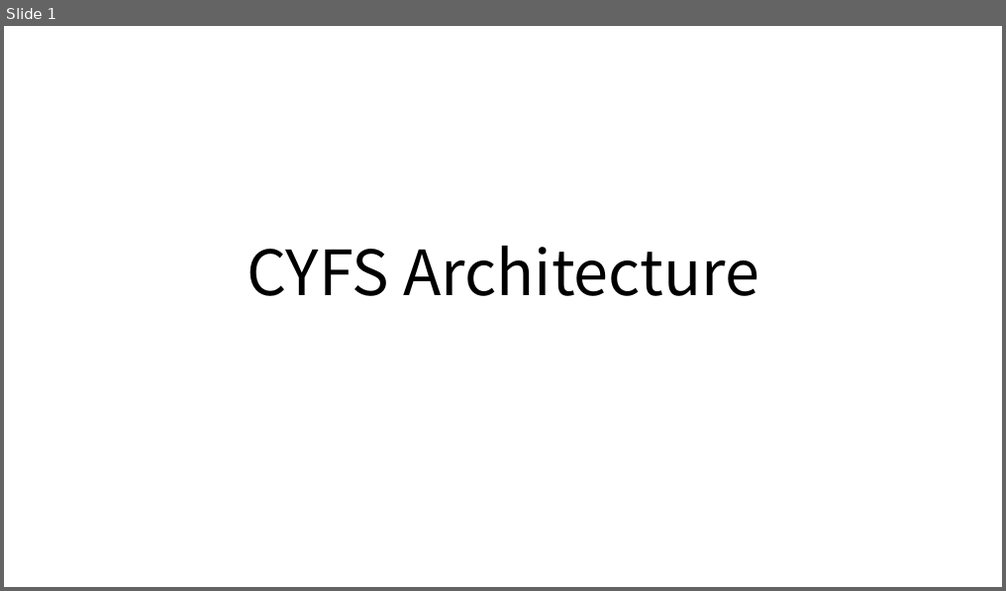
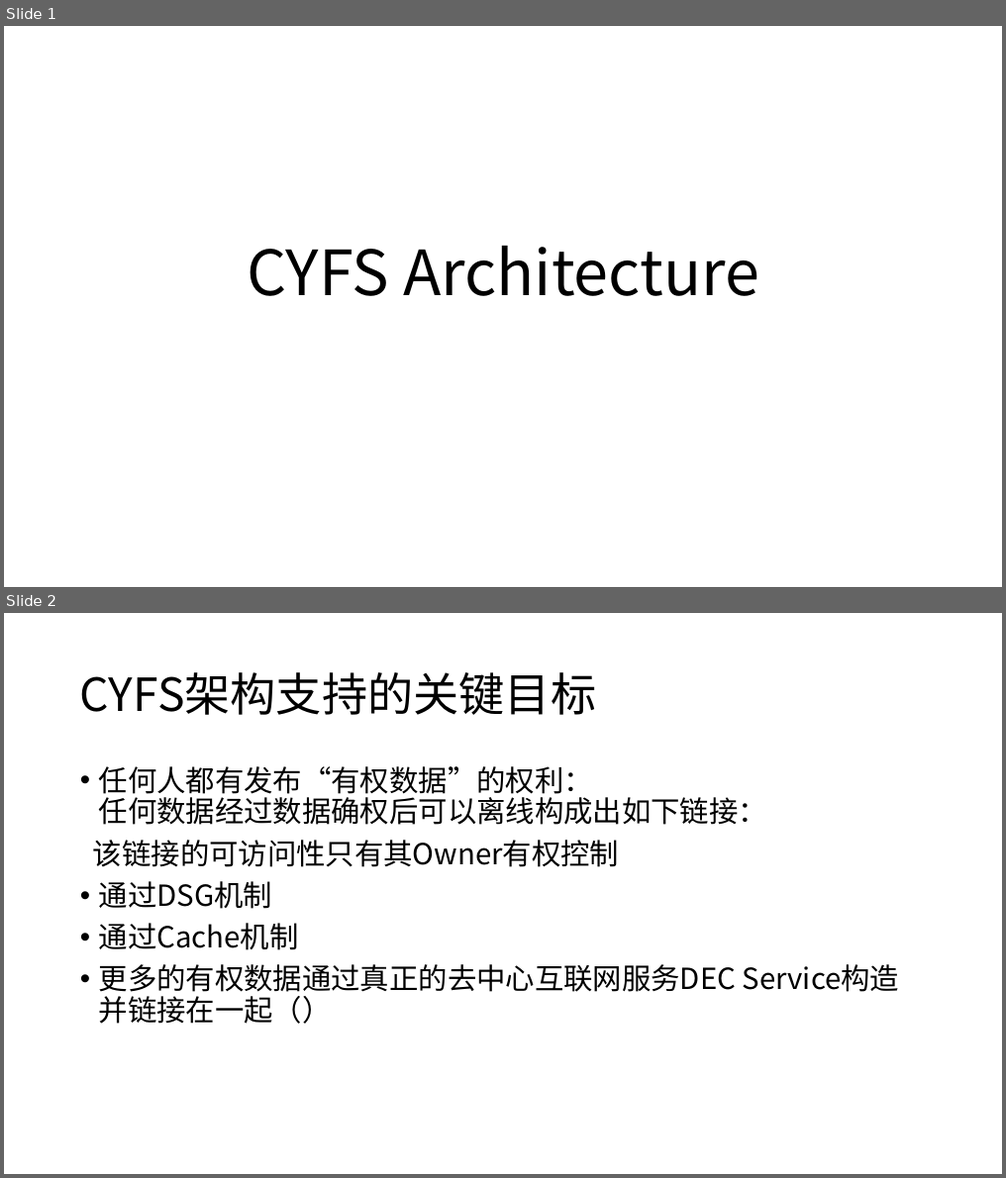
Before and after one commit to buckyos/CYFS, a slide deck: doc/CYFS Architecture.pptx. Shown one above the other, each under a label of ours: slide 1 before the commit, slides 1 and 2 after it. The pictures are 1006x591 and 1006x1178 pixels, drawn with LibreOffice and Linux fonts; fonts in the diff are those of the drawing. Boxes give left, top, right and bottom in pixels: in the first picture for what was removed or moved away, otherwise in the second. Text is boxed around its words. In the diff, an @@ line names an element or a change of style, - is before the commit and + after.

```diff
--- a/doc/CYFS Architecture.pptx
+++ b/doc/CYFS Architecture.pptx
@@ slide 2 added at [4, 613, 1002, 1174], background #FFFFFF @@
@@ title added at [80, 672, 596, 715], 44 pt, text #000000 @@
+CYFS架构支持的关键目标
@@ text added at [93, 766, 767, 998], 28 pt, text #000000 @@
+• 任何人都有发布“有权数据”的权利：
+  任何数据经过数据确权后可以离线构成出如下链接：
+该链接的可访问性只有其Owner有权控制
+• 通过DSG机制
+• 通过Cache机制
+• 更多的有权数据通过真正的去中心互联网服务DEC Service构造并链接在一起（）
```
Also in this commit, not shown: 2 other slides changed, 11 other slides added, 5 slides removed, 3 other files.
